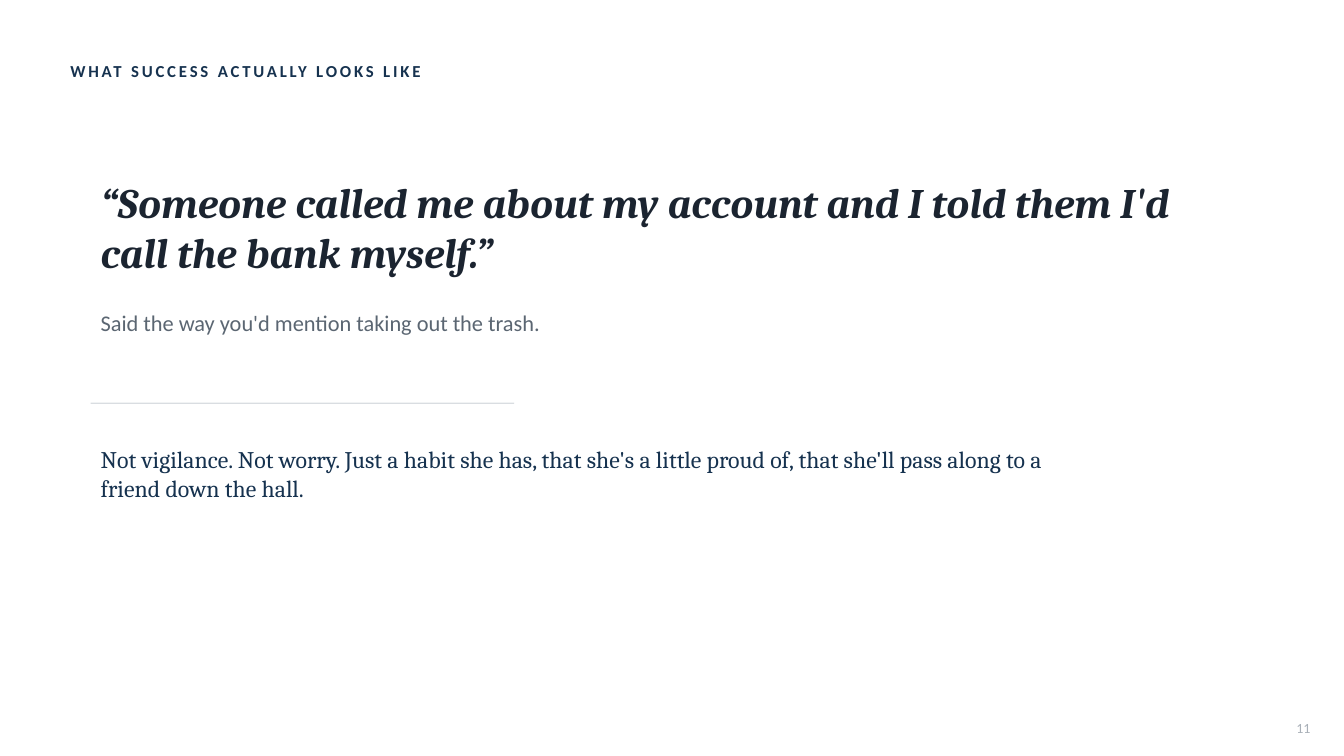
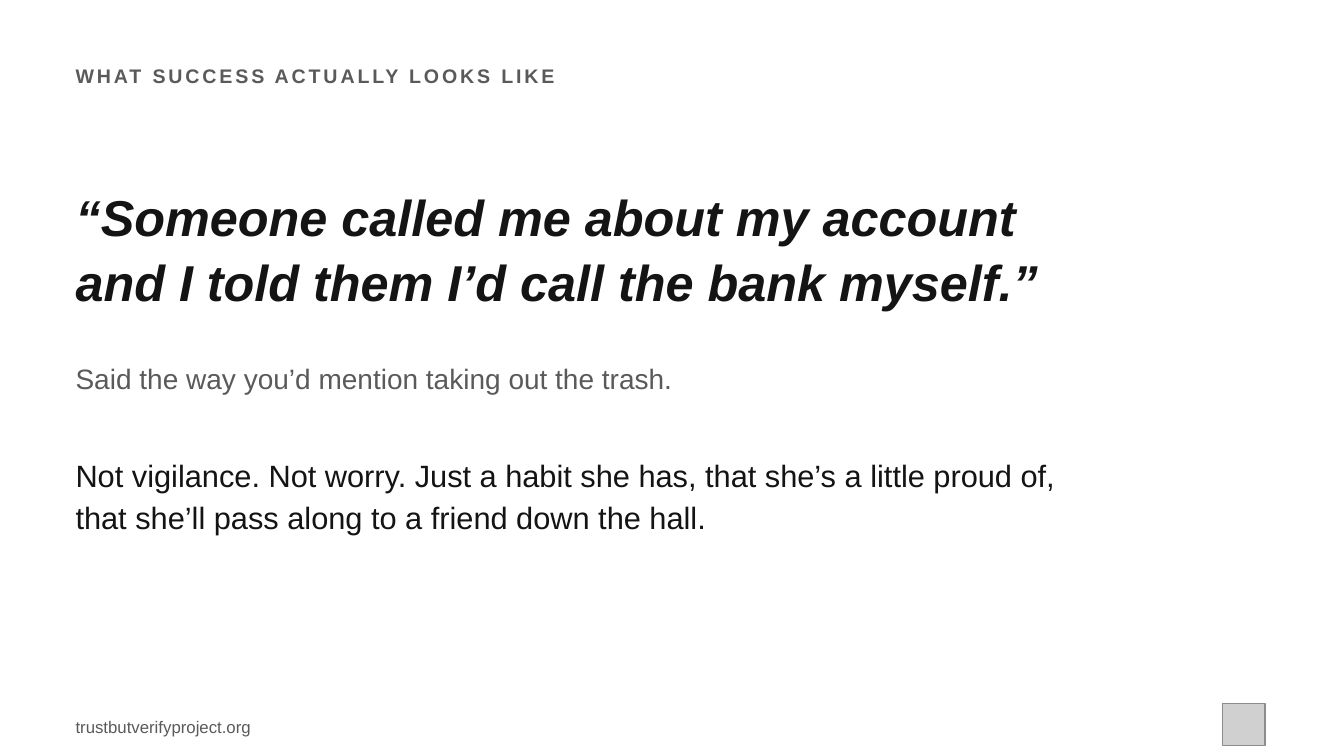
Before and after one commit to brettmorrison/trust-but-verify, a slide deck: slide 11 of formats/talk/trust-but-verify-for-family.pptx. Drawn at 1344x756 pixels with LibreOffice and Linux fonts; fonts in the diff are those of the drawing; grey boxes stand for pictures. Boxes give left, top, right and bottom in pixels: in the first picture for what was removed or moved away, otherwise in the second. Text is boxed around its words. In the diff, an @@ line names an element or a change of style, - is before the commit and + after.

```diff
--- a/formats/talk/trust-but-verify-for-family.pptx
+++ b/formats/talk/trust-but-verify-for-family.pptx
@@ text "WHAT SUCCESS ACTUALLY LOOKS LIKE" moved from (x1=60, y1=50, x2=968, y2=91) to (x1=76, y1=55, x2=1134, y2=96) @@
@@ text "WHAT SUCCESS ACTUALLY LOOKS LIKE" at (x1=76, y1=55, x2=1134, y2=96): size 12 to 14 pt, font Calibri to Arial, text colour #16324F to #5A5A5A @@
@@ text at (x1=76, y1=199, x2=1038, y2=311): text changed; size 30 to 36 pt; font Cambria to Arial; text colour #1B2430 to #141414 @@
-“Someone called me about my account and I told them I'd call the bank myself.”
+“Someone called me about my account
+and I told them I’d call the bank myself.”
@@ text at (x1=76, y1=368, x2=672, y2=394): text changed; size 16 to 20 pt; font Calibri to Arial; text colour #5B6672 to #5A5A5A @@
-Said the way you'd mention taking out the trash.
+Said the way you’d mention taking out the trash.
@@ line removed from (91, 403) to (514, 403) @@
@@ text at (x1=76, y1=464, x2=1055, y2=535): text changed; size 17 to 22 pt; font Cambria to Arial; text colour #16324F to #141414 @@
-Not vigilance. Not worry. Just a habit she has, that she's a little proud of, that she'll pass along to a friend down the hall.
+Not vigilance. Not worry. Just a habit she has, that she’s a little proud of, that she’ll pass along to a friend down the hall.
@@ picture added at (x1=1223, y1=704, x2=1265, y2=746) @@
@@ text added at (x1=76, y1=721, x2=251, y2=737), 12 pt, text #5A5A5A @@
+trustbutverifyproject.org
@@ text removed at (x1=1296, y1=724, x2=1310, y2=733) @@
-11
```
Also in this commit, not shown: 11 other slides changed, 14 other files.
